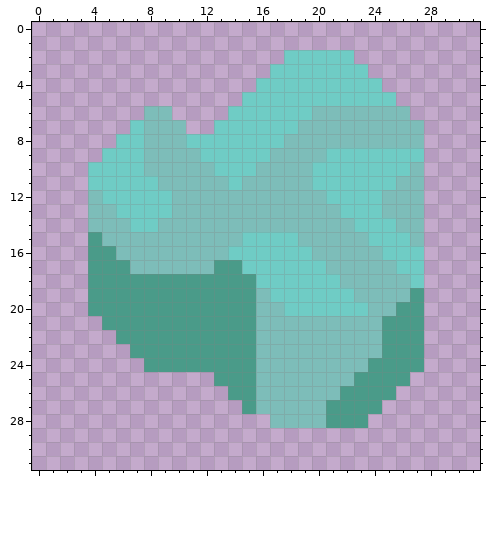
Two versions of one pixel-art sprite, sprites/items/kovar.png. This is how it looked before the edit.
The file is 32x32 pixels.
The same view after the edit:
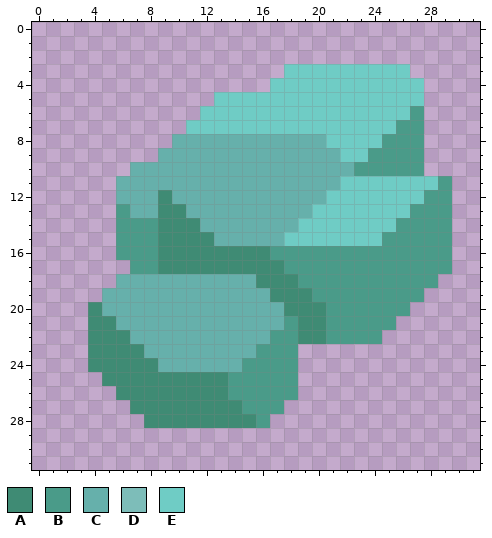
Palette (. is transparent): A #3f8b74  B #4a9b89  C #66b0ab  D #7dbdb9  E #6fccc5
Difference:
Changed rows in their new state; - is an unchanged pixel.
first column x 4:
 2 --------------.....-------
 3 -------------.------EEE---
 4 ------------.--------EEE--
 5 ---------EE-----------EE--
 6 ----..--EE------EEEEEEEB--
 7 ---....EE------EEEEEEEBB--
 8 --....CCCCCCCCCCCEEEEBBB--
 9 -....CCCCCCCCCCCCC--BBBB--
10 ...CCCCCCCCCCCCCCCCBBBBB--
11 ..CCCCCCCCCCCCCCCC----EEEB
12 ..CCCACCCCCCCCCCC----EEEBB
13 ..BCCAACCCCCCCCCEE---EEBBB
14 ..BBBAAACCCCCCCEEEE---BBBB
15 ..BBBAAAACCCCC-EEEEE-BBBBB
16 ..BBBAAAAAAAABBBBBBBBBBBBB
17 ...BBAAAAAAAAABBBBBBBBBBBB
18 ..CCCCCCCCCCAAABBBBBBBBBB-
19 .CCCCCCCCCCCCAAABBBBBBB---
20 ACCCCCCCCCCCCCAAABBBBB-.--
21 AACCCCCCCCCCCCBAABBBB-..--
22 AAACCCCCCCCCCBBAABBBB...--
23 AAAACCCCCCCCBBB.........--
24 AAAAACCCCCC-BBB.........--
25 -AAAAAAAAA--BBB........---
26 --AAAAAAAA--BBB.......----
27 ---AAAAAAAA-BB.......-----
28 ----AAAAAAAAB.......------
